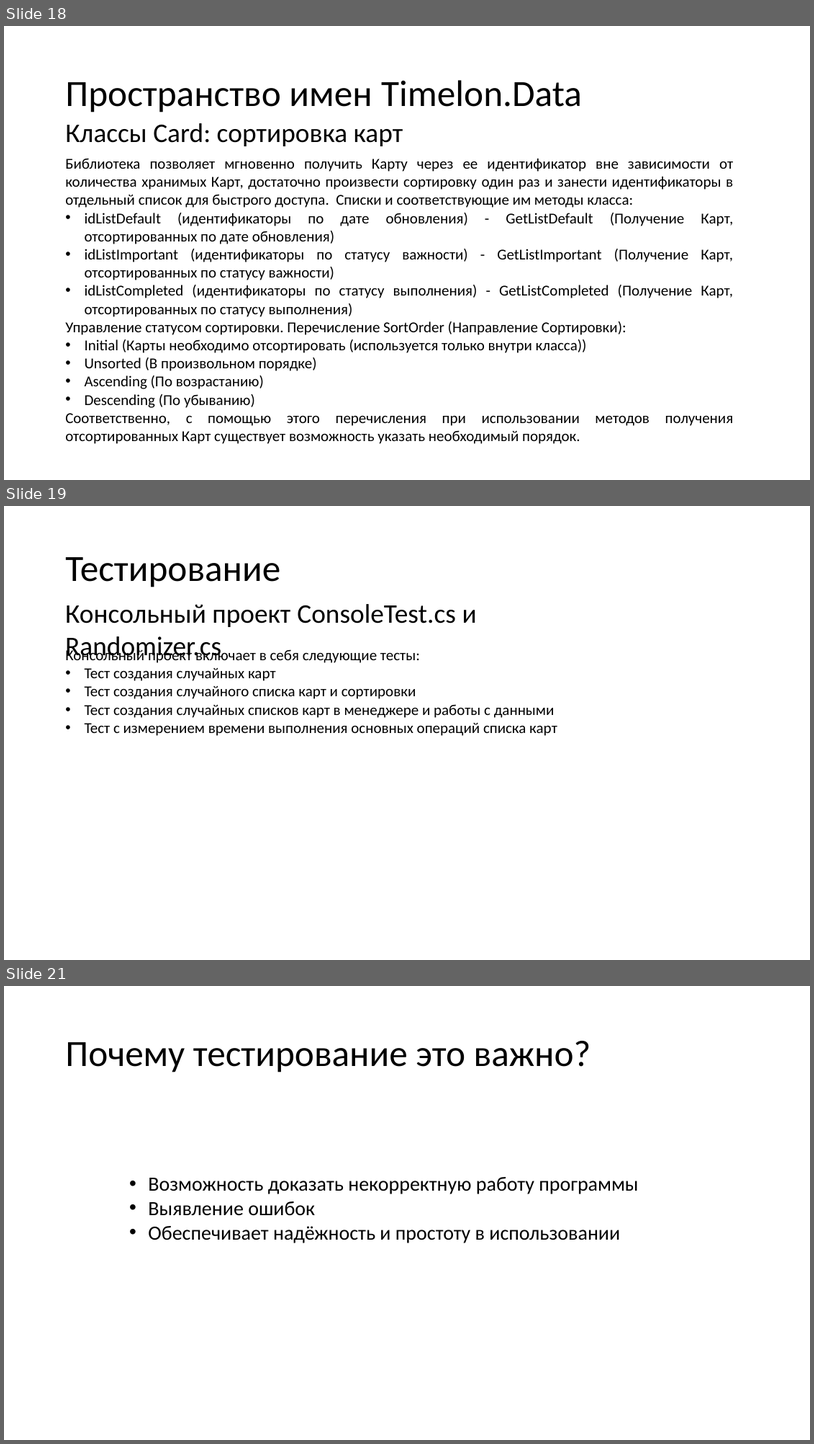
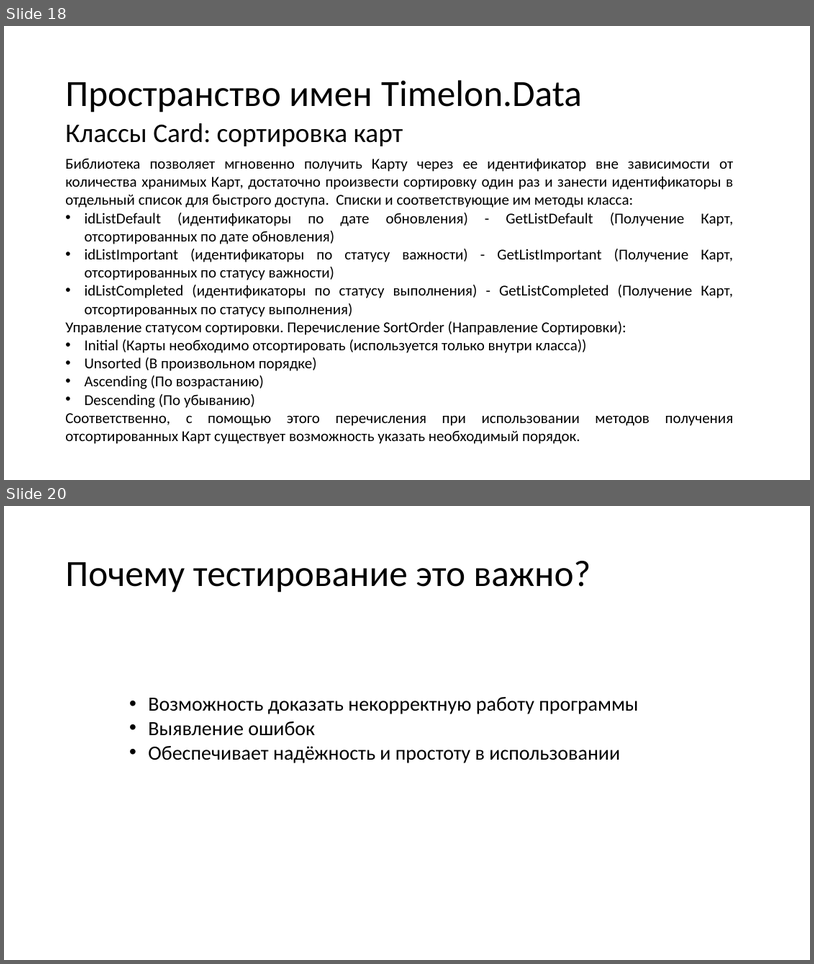
Before and after one commit to N0tilT/Timelon, a slide deck: docs/Timelon.pptx. Shown one above the other, each under a label of ours: slides 18, 19 and 21 before the commit, slides 18 and 20 after it; the slides between them are not shown. The pictures are 814x1444 and 814x964 pixels, drawn with LibreOffice and Linux fonts; fonts in the diff are those of the drawing. Boxes give left, top, right and bottom in pixels: in the first picture for what was removed or moved away, otherwise in the second. Text is boxed around its words. In the diff, an @@ line names an element or a change of style, - is before the commit and + after.

```diff
--- a/docs/Timelon.pptx
+++ b/docs/Timelon.pptx
@@ slide 19 removed at (4,506,810,960), background #FFFFFF @@
@@ title removed at (65,557,280,587) @@
-Тестирование
@@ text removed at (65,604,477,662) @@
-Консольный проект ConsoleTest.cs и Randomizer.cs
@@ text removed at (65,648,558,736) @@
-Консольный проект включает в себя следующие тесты:
-• Тест создания случайных карт
-• Тест создания случайного списка карт и сортировки
-• Тест создания случайных списков карт в менеджере и работы с данными
-• Тест с измерением времени выполнения основных операций списка карт
@@ what was slide 21 is now slide 20 @@
```
Also in this commit, not shown: 2 slides changed, 2 slides added, 2 other slides removed.
